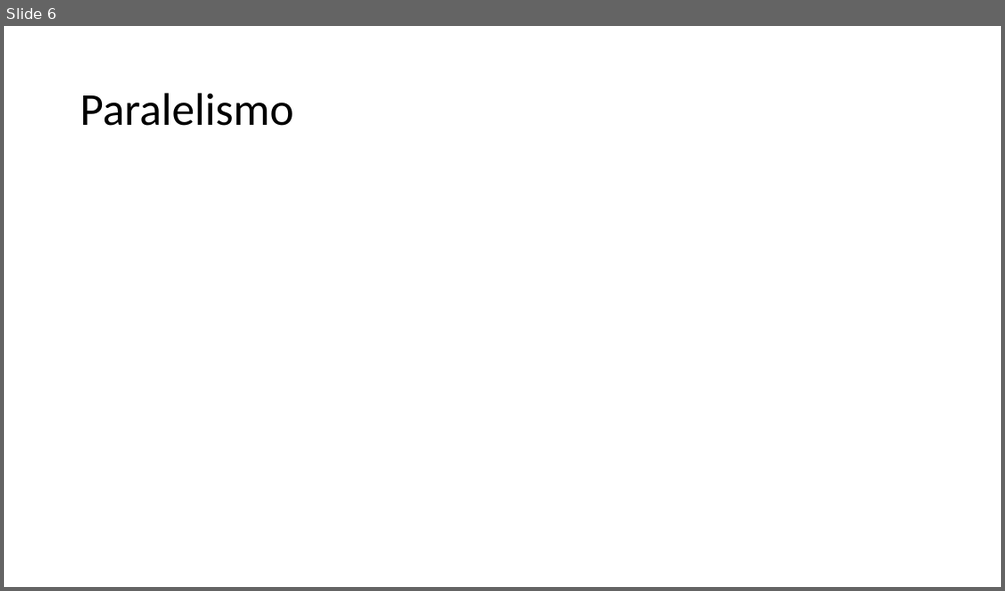
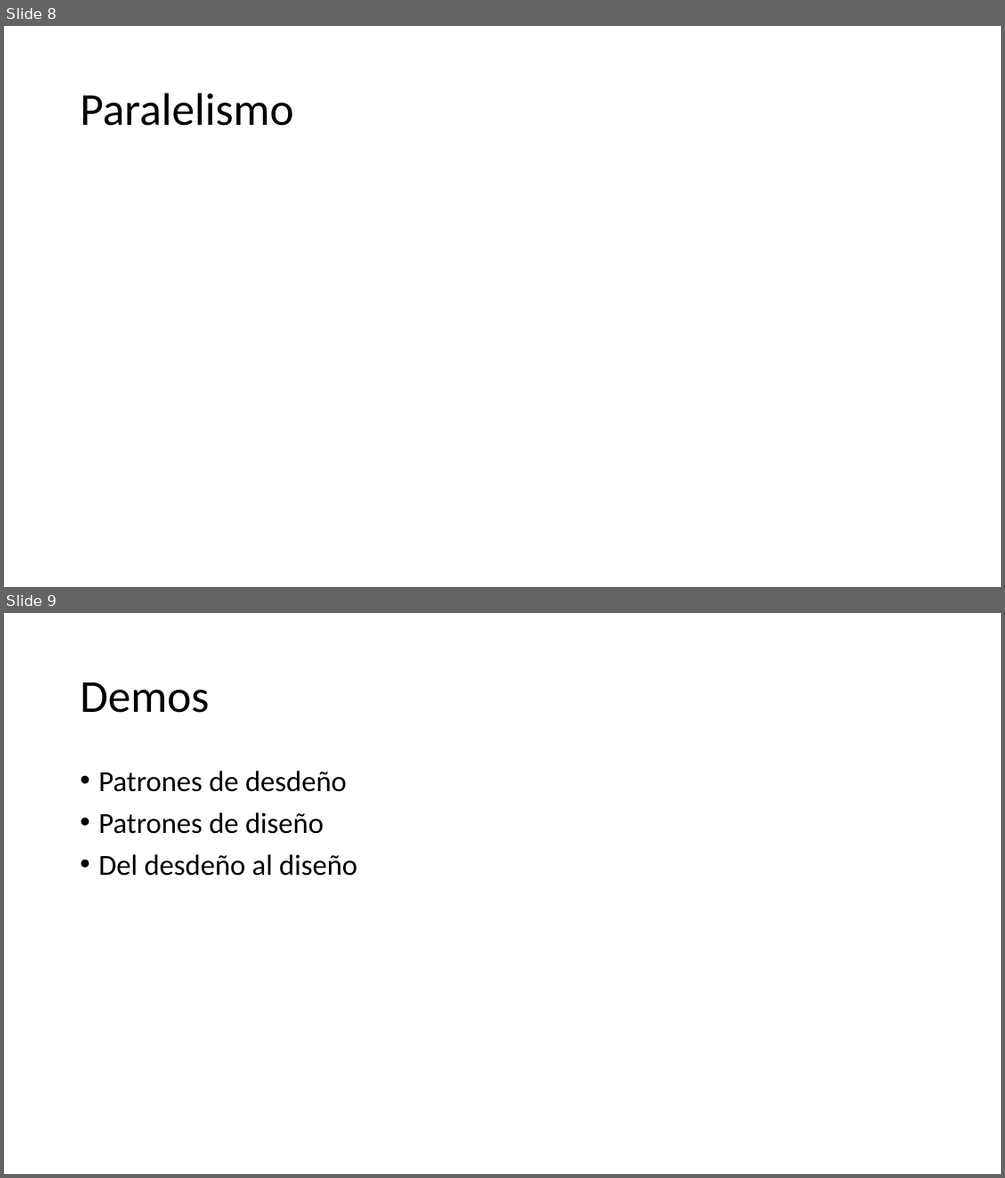
Before and after one commit to pricardo03/ExecutionTrees, a slide deck: Execution Trees/SSIS Performance Tuning Techniques.pptx. Shown one above the other, each under a label of ours: slide 6 before the commit, slides 8 and 9 after it. The pictures are 1005x591 and 1005x1178 pixels, drawn with LibreOffice and Linux fonts; fonts in the diff are those of the drawing. Boxes give left, top, right and bottom in pixels: in the first picture for what was removed or moved away, otherwise in the second. Text is boxed around its words. In the diff, an @@ line names an element or a change of style, - is before the commit and + after.

```diff
--- a/Execution Trees/SSIS Performance Tuning Techniques.pptx
+++ b/Execution Trees/SSIS Performance Tuning Techniques.pptx
@@ slide 9 added at (4, 613, 1001, 1174), background #FFFFFF @@
@@ title added at (80, 682, 209, 713), 44 pt, text #000000 @@
+Demos
@@ text added at (98, 771, 357, 876), 28 pt, text #000000 @@
+• Patrones de desdeño
+• Patrones de diseño
+• Del desdeño al diseño
@@ what was slide 6 is now slide 8 @@
```
Also in this commit, not shown: 3 slides changed, 3 other slides added, 1 slide removed, 15 other files.
